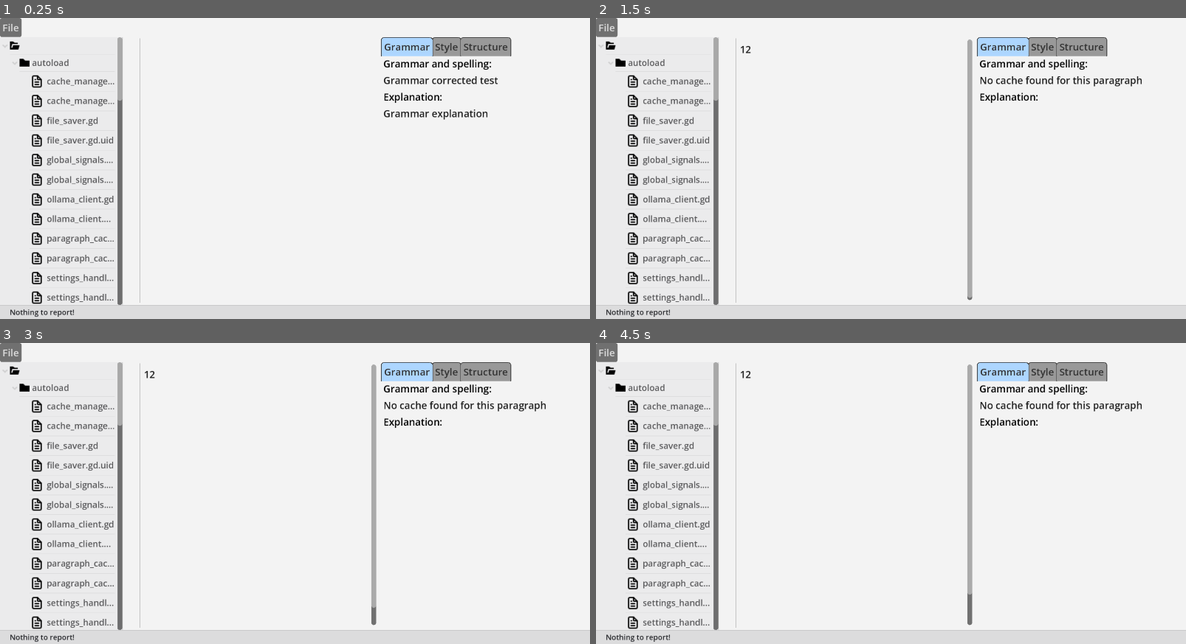
Above: before the commit, frames 1-4 (two rows, left to right).
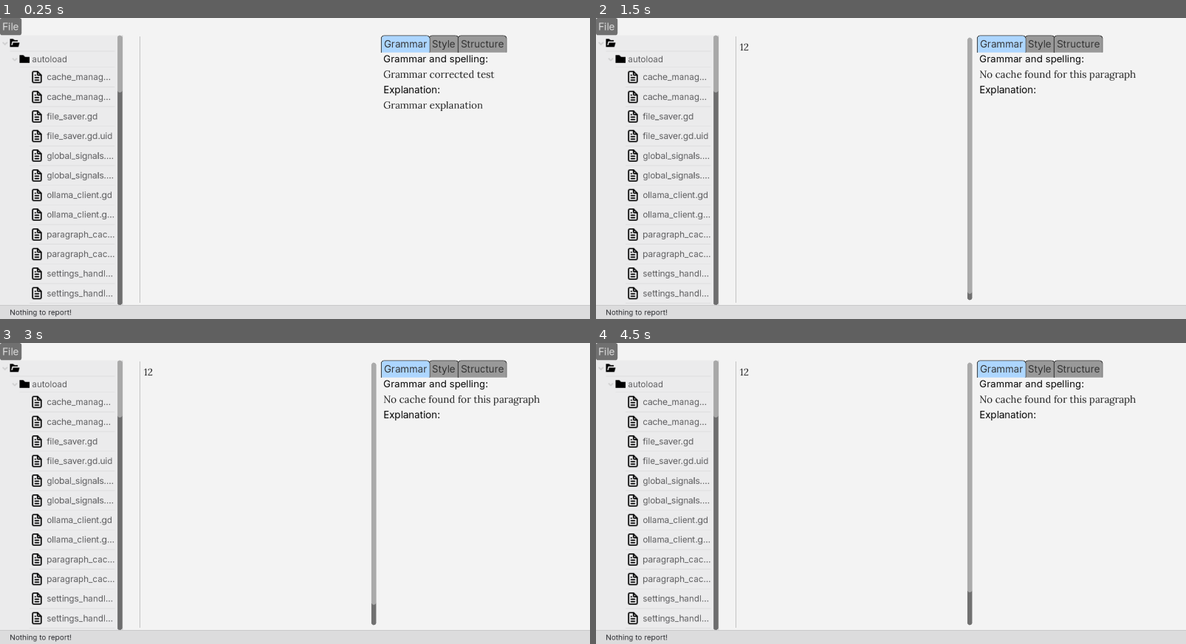
Above: after the commit, the same moments.

Repository: olafjanssen/snorfeld
Game: Godot game, scene res://scenes/editor.tscn
Two runs of this game, one before a commit and one after it. Both use one fixed random seed, a clock stepped at 60 frames per second and the inputs below.
Inputs (mouse positions are in pixels of both pictures, inside the frame that each line leads up to):
- Up to frame 1 (0.25 s): no input
- Up to frame 2 (1.5 s): click (855, 171) at 0.52 s; type "12" at 0.6 s; tap Enter at 1.25 s
- Up to frame 3 (3 s): tap Space at 2 s; tap Enter at 2.75 s
- Up to frame 4 (4.5 s): tap Space at 3.5 s; tap Enter at 4.25 s

The runs differ from the first frame. In frame 1, 6.0% of the frame differs, in the area x 0-87%, y 1-100%; in frame 2, 5.9%; in frame 3, 5.9%; in frame 4, 5.9%.

Commit message:
Changed fonts of GUI

Diff:
--- a/project.godot
+++ b/project.godot
@@ -42,6 +42,7 @@
 [gui]
 
 theme/custom="uid://o8gx2nmawf21"
+theme/custom_font="uid://n6fo8pgkbo3j"
 
 [physics]
 
--- a/themes/light_theme.tres
+++ b/themes/light_theme.tres
@@ -1,4 +1,7 @@
 [gd_resource type="Theme" format=3 uid="uid://o8gx2nmawf21"]
+
+[ext_resource type="FontFile" uid="uid://2a358pad3h32" path="res://fonts/Lora-VariableFont_wght.ttf" id="1_k48q0"]
+[ext_resource type="FontFile" uid="uid://c0apkxbfc16xs" path="res://fonts/Lora-Italic-VariableFont_wght.ttf" id="2_clh54"]
 
 [sub_resource type="StyleBoxEmpty" id="StyleBoxEmpty_7tebe"]
 
@@ -67,6 +70,7 @@
 CodeEdit/colors/font_color = Color(0.11764706, 0.11764706, 0.11764706, 1)
 CodeEdit/colors/selection_color = Color(0.6784314, 0.8392157, 1, 1)
 CodeEdit/constants/wrap_offset = 0
+CodeEdit/fonts/font = ExtResource("1_k48q0")
 CodeEdit/styles/focus = SubResource("StyleBoxEmpty_7tebe")
 Label/colors/font_color = Color(0, 0, 0, 1)
 Panel/styles/panel = SubResource("StyleBoxFlat_7tebe")
@@ -78,6 +82,8 @@
 RichTextLabel/font_sizes/h4_font_size = 22
 RichTextLabel/font_sizes/h5_font_size = 22
 RichTextLabel/font_sizes/h6_font_size = 22
+RichTextLabel/fonts/italics_font = ExtResource("2_clh54")
+RichTextLabel/fonts/normal_font = ExtResource("1_k48q0")
 RichTextLabel/styles/background = SubResource("StyleBoxFlat_clh54")
 TabContainer/colors/font_selected_color = Color(0.19215687, 0.19215687, 0.19215687, 1)
 TabContainer/colors/font_unselected_color = Color(0.19215687, 0.19215687, 0.19215687, 1)
Binary file added: fonts/Inter-Italic-VariableFont_opsz,wght.ttf
Not shown, added: fonts/Inter-Italic-VariableFont_opsz,wght.ttf.import
Binary file added: fonts/Inter-VariableFont_opsz,wght.ttf
Not shown, added: fonts/Inter-VariableFont_opsz,wght.ttf.import
Binary file added: fonts/Lora-Italic-VariableFont_wght.ttf
Not shown, added: fonts/Lora-Italic-VariableFont_wght.ttf.import
Binary file added: fonts/Lora-VariableFont_wght.ttf
Not shown, added: fonts/Lora-VariableFont_wght.ttf.import
